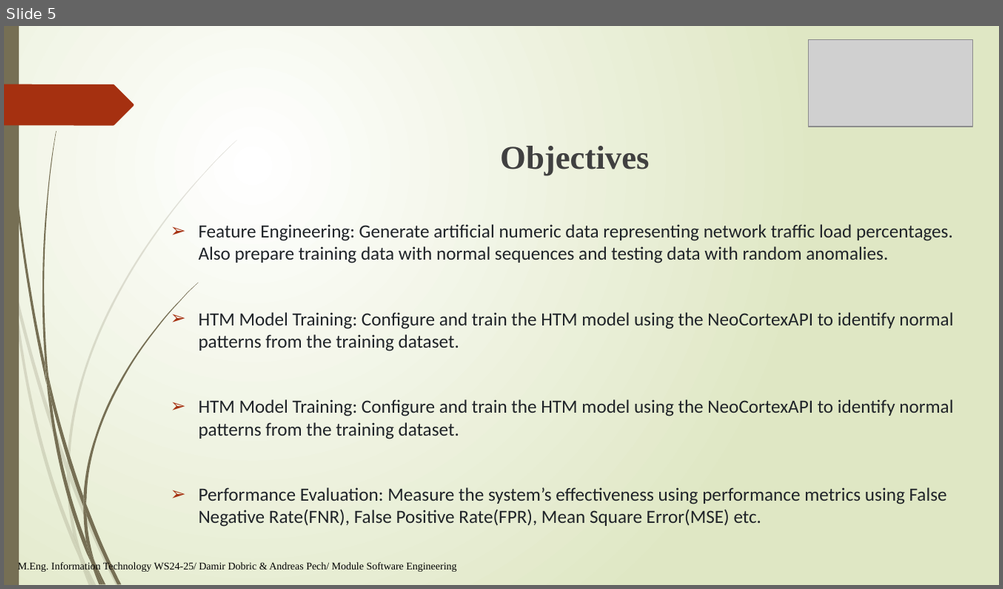
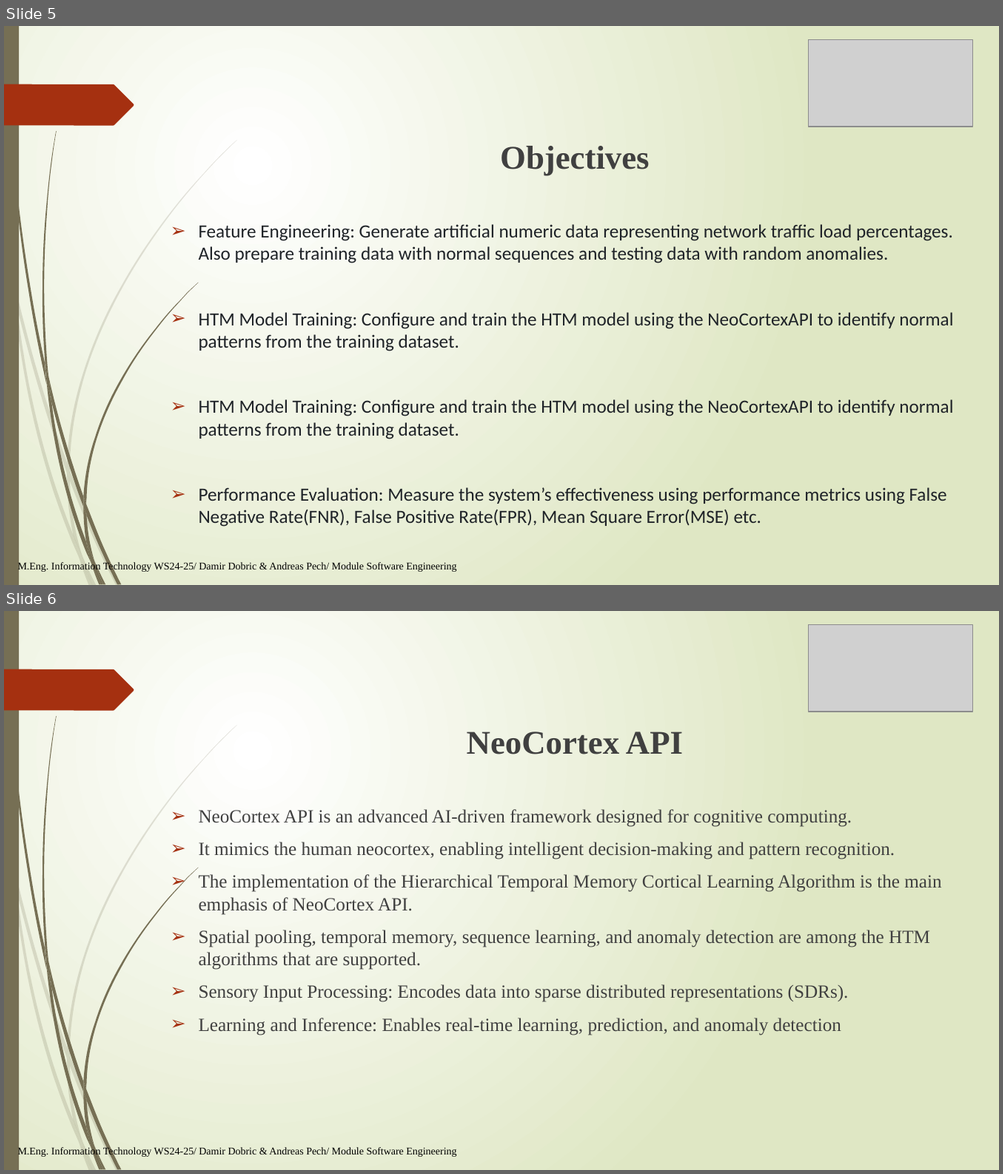
Before and after one commit to sohelranalive/neocortexapi-CodeHive, a slide deck: source/MySEProject/Documentation/PresentationFile_CodeHive.pptx. Shown one above the other, each under a label of ours: slide 5 before the commit, slides 5 and 6 after it. The pictures are 1003x589 and 1003x1174 pixels, drawn with LibreOffice and Linux fonts; fonts in the diff are those of the drawing; grey boxes stand for pictures. Boxes give left, top, right and bottom in pixels: in the first picture for what was removed or moved away, otherwise in the second. Text is boxed around its words. In the diff, an @@ line names an element or a change of style, - is before the commit and + after.

Commit message:
added NeocortexAPI in PPT

```diff
--- a/source/MySEProject/Documentation/PresentationFile_CodeHive.pptx
+++ b/source/MySEProject/Documentation/PresentationFile_CodeHive.pptx
@@ slide 6 added at <box>4,611,999,1170</box>, background gradient #FFFFFF to #DFE8C4; not listed: 24 template elements that a slide beside it also shows @@
@@ picture added at <box>808,625,973,712</box> @@
@@ text added at <box>199,732,941,1036</box>, 18 pt, text #404040 @@
+NeoCortex API
+➢ NeoCortex API is an advanced AI-driven framework designed for cognitive computing.
+➢ It mimics the human neocortex, enabling intelligent decision-making and pattern recognition.
+➢ The implementation of the Hierarchical Temporal Memory Cortical Learning Algorithm is the main emphasis of NeoCortex API.
+➢ Spatial pooling, temporal memory, sequence learning, and anomaly detection are among the HTM algorithms that are supported.
+➢ Sensory Input Processing: Encodes data into sparse distributed representations (SDRs).
+➢ Learning and Inference: Enables real-time learning, prediction, and anomaly detection
@@ text added at <box>18,1147,456,1158</box>, 10 pt, text #000000 @@
+M.Eng. Information Technology WS24-25/ Damir Dobric & Andreas Pech/ Module Software Engineering
```
